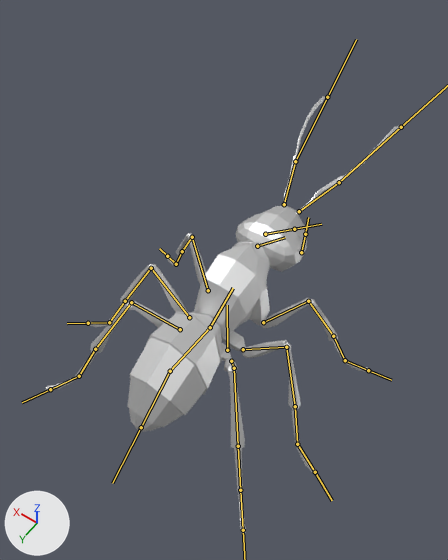
The FBX model Outside files/models/AntFull.fbx, before and after one commit.
One viewpoint serves both versions: a 50 mm lens placed at (-1.47, 2.11, 4.21), pointed at (0.07, -0.04, 0.82). The lights are fixed; the arrows at lower left show +X, +Y and +Z. The bones that bend it are drawn over the model as lines.

Names of what the first picture shows: 'Ant'.
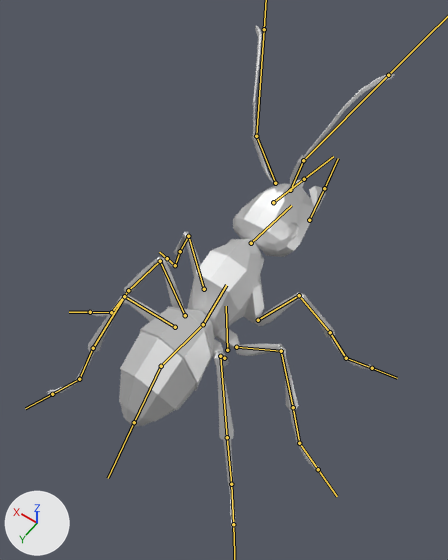
The newer file adds an action. The first version stands in its rest pose; the second is drawn at frame 3 of the action 'Turn Right Carrying Baked'.

Changed parts and their boxes [x1, y1, x2, y2] in the pictures (448 x 560 px):
'Ant', posed (15% taller)
    before: [45, 96, 403, 534]
    after: [47, 26, 395, 529]
bone 'Main', root to tip
    before: (227, 350) to (227, 305)
    after: (227, 350) to (226, 306)
bone 'Thorax', root to tip
    before: (210, 327) to (233, 288)
    after: (203, 324) to (226, 285)
bone 'Head_1', root to tip
    before: (257, 246) to (285, 237)
    after: (251, 243) to (291, 205)
bone 'antenae_1_R', root to tip
    before: (299, 211) to (339, 182)
    after: (290, 190) to (303, 160)
bone 'antenae_2_R', root to tip
    before: (339, 182) to (401, 127)
    after: (303, 160) to (388, 75)
bone 'antenae_1_L', root to tip
    before: (284, 204) to (295, 161)
    after: (275, 183) to (256, 136)
bone 'antenae_2_L', root to tip
    before: (295, 161) to (327, 97)
    after: (256, 136) to (264, 29)
bone 'antenae_2_R.001', root to tip
    before: (301, 252) to (305, 234)
    after: (309, 220) to (324, 188)
bone 'antenae_2_L.001', root to tip
    before: (265, 234) to (294, 229)
    after: (273, 202) to (304, 179)
bone 'Bone.F_1_R', root to tip
    before: (263, 322) to (308, 301)
    after: (258, 320) to (299, 295)
bone 'Bone.M_1_R', root to tip
    before: (243, 349) to (286, 347)
    after: (236, 347) to (281, 351)
bone 'Bone.M_2_R', root to tip
    before: (286, 347) to (295, 406)
    after: (281, 351) to (293, 407)
bone 'Bone.M_3_R', root to tip
    before: (295, 406) to (297, 444)
    after: (293, 407) to (299, 443)
bone 'Bone.B_1_R', root to tip
    before: (231, 361) to (234, 368)
    after: (224, 358) to (220, 356)
bone 'Bone.B_2_R', root to tip
    before: (234, 368) to (238, 446)
    after: (220, 356) to (227, 437)
bone 'Bone.F_1_L', root to tip
    before: (208, 290) to (192, 237)
    after: (204, 289) to (188, 236)
bone 'Bone.F_2_L', root to tip
    before: (192, 237) to (182, 251)
    after: (188, 236) to (180, 251)
bone 'Bone.M_1_L', root to tip
    before: (189, 317) to (151, 268)
    after: (185, 315) to (160, 261)
bone 'Bone.M_2_L', root to tip
    before: (151, 268) to (125, 301)
    after: (160, 261) to (128, 290)
bone 'Bone.M_3_L', root to tip
    before: (125, 301) to (109, 322)
    after: (128, 290) to (111, 312)
bone 'Bone.B_1_L', root to tip
    before: (180, 329) to (131, 302)
    after: (175, 327) to (124, 296)
bone 'Bone.B_2_L', root to tip
    before: (131, 302) to (95, 349)
    after: (124, 296) to (93, 348)
bone 'Bone.002', root to tip
    before: (170, 371) to (141, 427)
    after: (161, 366) to (134, 422)

The change in detail:
Bone 'Main' (bone_main) turns from (0, 0, 0) to (0, 0, 1) degrees about its own x, y and z.
Bone 'Thorax' (bone_thorax) moves from (0.0, 0.0, 0.0) to (0.051, 0.007, -0.011).
Bone 'Thorax' (bone_thorax) turns from (0, 0, 0) to (1, -4, 0) degrees about its own x, y and z.
Bone 'Head_1' (bone_head_1) turns from (0, 0, 0) to (-35, 0, 1) degrees about its own x, y and z.
Bone 'antenae_1_R' (bone_antenae_1_r) turns from (0, 0, 0) to (-42, 19, 6) degrees about its own x, y and z.
Bone 'antenae_2_R' (bone_antenae_2_r) turns from (0, 0, 0) to (74, -40, -61) degrees about its own x, y and z.
Bone 'antenae_1_L' (bone_antenae_1_l) turns from (0, 0, 0) to (-40, -18, -7) degrees about its own x, y and z.
Bone 'antenae_2_L' (bone_antenae_2_l) turns from (0, 0, 0) to (66, 44, 54) degrees about its own x, y and z.
Bone 'antenae_2_R.001' (bone_antenae_2_r_001) turns from (0, 0, 0) to (2, -6, 8) degrees about its own x, y and z.
Bone 'antenae_2_L.001' (bone_antenae_2_l_001) turns from (0, 0, 0) to (2, 6, -8) degrees about its own x, y and z.
Bone 'Bone.F_1_R' (bone_bone_f_1_r) turns from (0, 0, 0) to (2, 0, 0) degrees about its own x, y and z.
Bone 'Bone.M_1_R' (bone_bone_m_1_r) turns from (0, 0, 0) to (6, 3, 6) degrees about its own x, y and z.
Bone 'Bone.M_2_R' (bone_bone_m_2_r) turns from (0, 0, 0) to (1, 0, -5) degrees about its own x, y and z.
Bone 'Bone.M_3_R' (bone_bone_m_3_r) turns from (0, 0, 0) to (1, 0, -2) degrees about its own x, y and z.
Bone 'Bone.B_1_R' (bone_bone_b_1_r) turns from (0, 0, 0) to (-1, 0, -3) degrees about its own x, y and z.
Bone 'Bone.B_2_R' (bone_bone_b_2_r) turns from (0, 0, 0) to (2, 0, 1) degrees about its own x, y and z.
Bone 'Bone.F_1_L' (bone_bone_f_1_l) turns from (0, 0, 0) to (3, 1, 0) degrees about its own x, y and z.
Bone 'Bone.F_2_L' (bone_bone_f_2_l) turns from (0, 0, 0) to (-2, 0, 0) degrees about its own x, y and z.
Bone 'Bone.M_1_L' (bone_bone_m_1_l) turns from (0, 0, 0) to (-10, 1, 13) degrees about its own x, y and z.
Bone 'Bone.M_2_L' (bone_bone_m_2_l) turns from (0, 0, 0) to (3, 0, -8) degrees about its own x, y and z.
Bone 'Bone.M_3_L' (bone_bone_m_3_l) turns from (0, 0, 0) to (0, 0, -4) degrees about its own x, y and z.
Bone 'Bone.B_1_L' (bone_bone_b_1_l) turns from (0, 0, 0) to (-1, 2, 1) degrees about its own x, y and z.
Bone 'Bone.B_2_L' (bone_bone_b_2_l) turns from (0, 0, 0) to (1, 0, -2) degrees about its own x, y and z.
Bone 'Bone.002' (bone_bone_002) turns from (0, 0, 0) to (-2, 0, 1) degrees about its own x, y and z.
